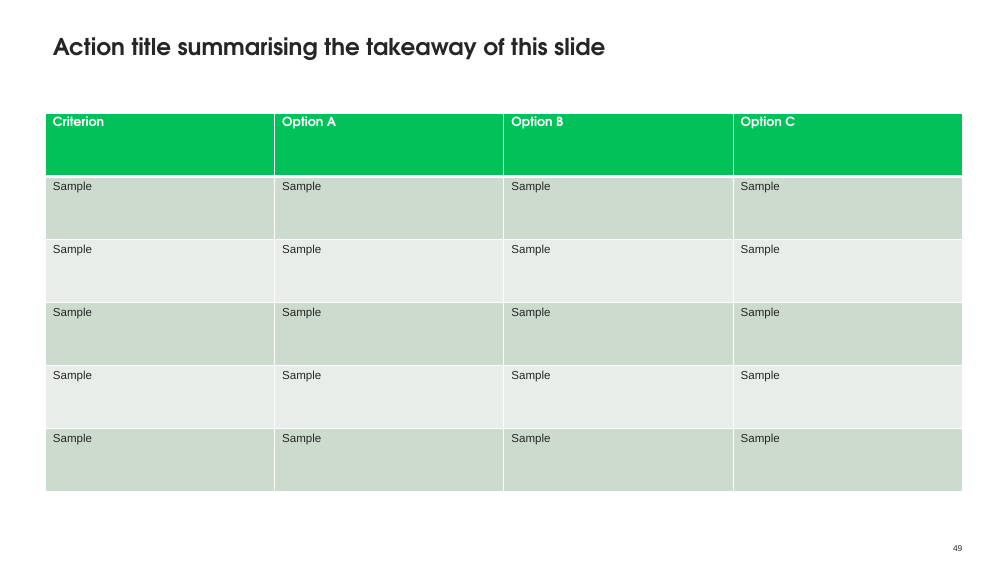
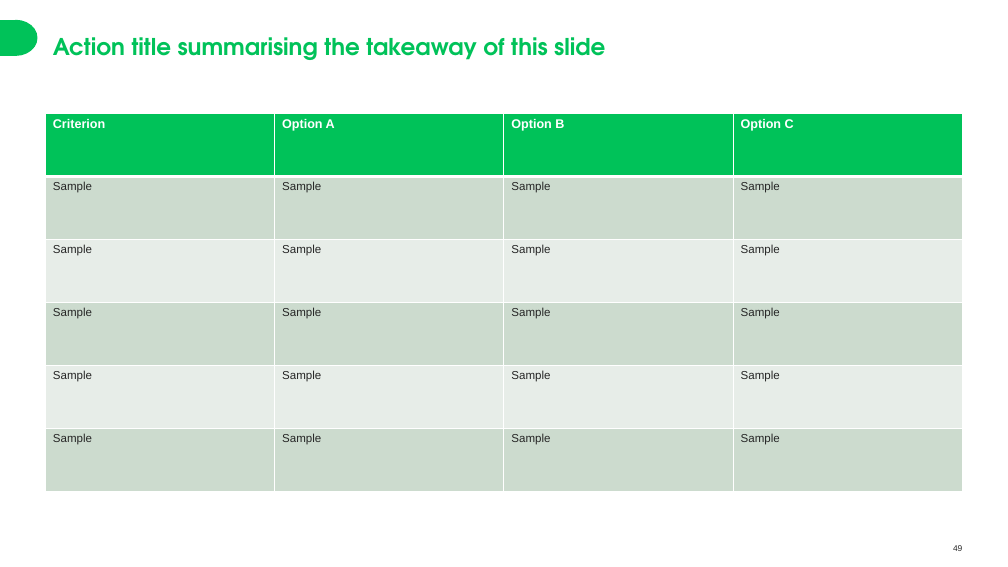
Before and after one commit to apatrem/jayson-docs, a slide deck: slide 49 of templates/report.master.pptx. Drawn at 1008x567 pixels with LibreOffice and Linux fonts; fonts in the diff are those of the drawing. Boxes give left, top, right and bottom in pixels: in the first picture for what was removed or moved away, otherwise in the second. Text is boxed around its words. In the diff, an @@ line names an element or a change of style, - is before the commit and + after.

```diff
--- a/templates/report.master.pptx
+++ b/templates/report.master.pptx
@@ pie slice (boxed as its full ellipse) removed at [0, 20, 37, 55] @@
@@ rectangle removed at [0, 20, 16, 55] @@
@@ pie slice (boxed as its full ellipse) added at [0, 20, 37, 55], fill #00C259, outline #00C259 1 pt @@
@@ rectangle added at [0, 20, 16, 55], fill #00C259, outline #00C259 1 pt @@
@@ text "Action title summarising the takeaway ..." at [53, 37, 605, 60]: text colour #262626 to #00C259 @@
@@ table at [45, 113, 962, 492] @@
@@ font TeX Gyre Adventor to Arial in "Criterion", "Option A", "Option B", "Option C" @@
```
Also in this commit, not shown: 23 other slides changed, 3 other files.
